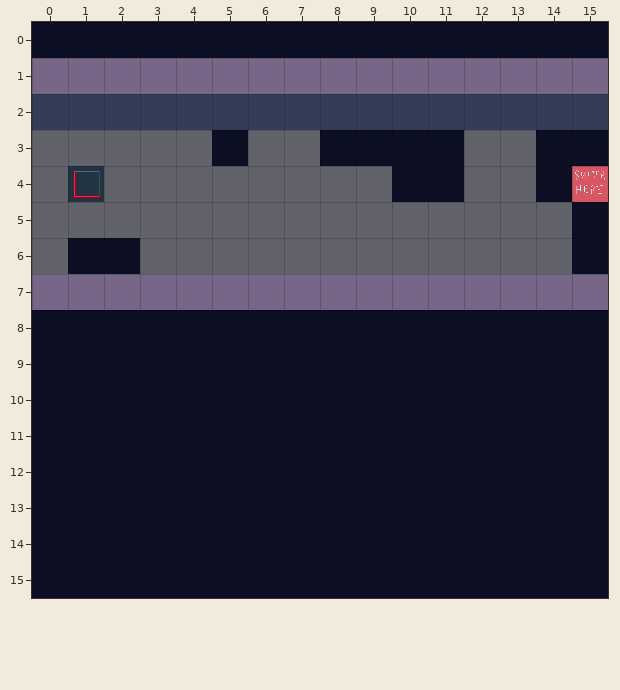
Tiled map, stored at tiledMaps/JohnsHallway.tmx. This is how it looked before the edit.
Cells are 40x40 px. Shown: x 0..15, y 0..15.
The result:
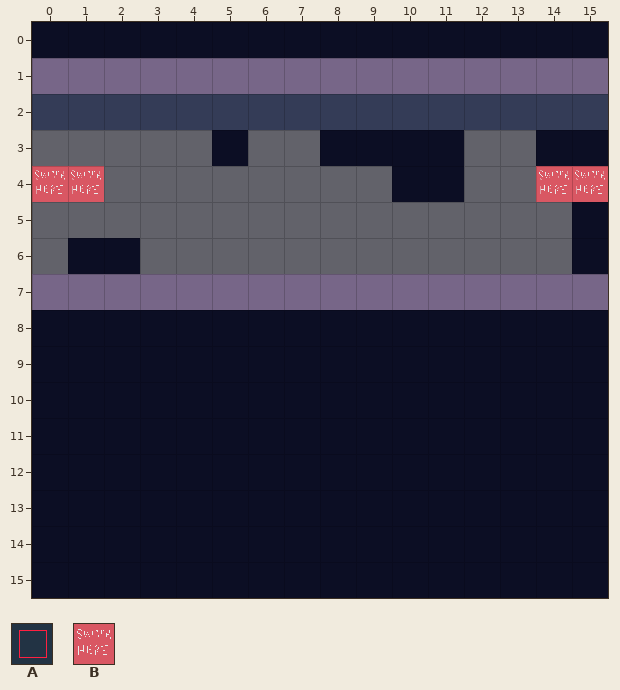
Key: from "AllTiles": A 2, B 24.
_ is an empty cell.
What changed:
Layer "Interactable":
The edit turns tile A into tile B in row 4 at x 1.
There is now tile B in row 4 at x 0 and 14.
